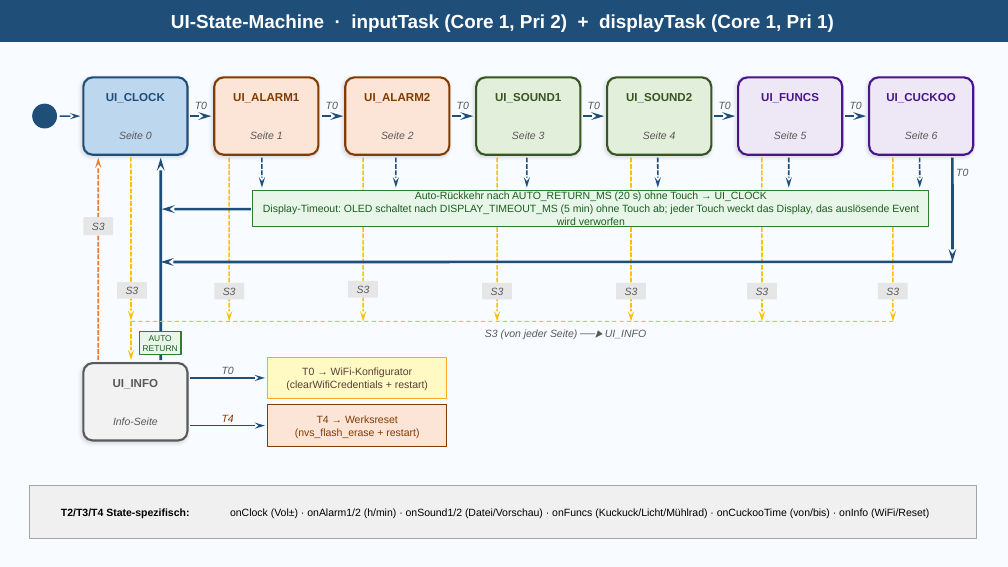
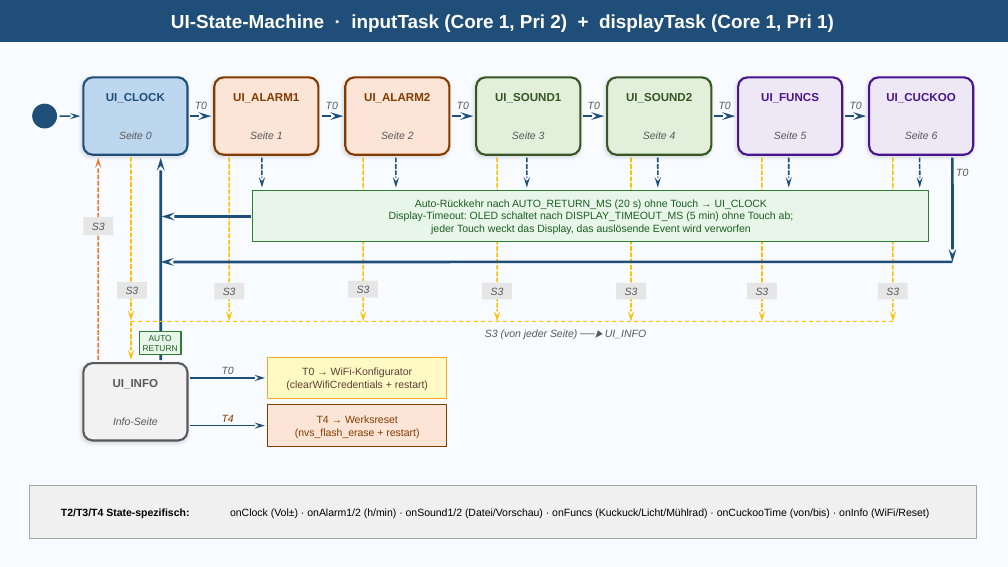
Before and after one commit to bernd2704-cpu/bTn_Wecker_Projekt, a slide deck: slide 4 of Dokumentation/Diagramme/bTn_Wecker_StateMachines.pptx. Drawn at 1008x567 pixels with LibreOffice and Linux fonts; fonts in the diff are those of the drawing. Boxes give left, top, right and bottom in pixels: in the first picture for what was removed or moved away, otherwise in the second. Text is boxed around its words. In the diff, an @@ line names an element or a change of style, - is before the commit and + after.

```diff
--- a/Dokumentation/Diagramme/bTn_Wecker_StateMachines.pptx
+++ b/Dokumentation/Diagramme/bTn_Wecker_StateMachines.pptx
@@ rectangle: place and size @@
-rectangle at [253, 191, 929, 226]
+rectangle at [253, 191, 929, 241]
@@ arrow moved from (251, 209) - (162, 209) to (251, 216) - (162, 216) @@
@@ text at [389, 211, 794, 234]: text changed @@
-Display-Timeout: OLED schaltet nach DISPLAY_TIMEOUT_MS (5 min) ohne Touch ab; jeder Touch weckt das Display, das auslösende Event wird verworfen
+Display-Timeout: OLED schaltet nach DISPLAY_TIMEOUT_MS (5 min) ohne Touch ab;
+jeder Touch weckt das Display, das auslösende Event wird verworfen
```
Also in this commit, not shown: 1 other file.
